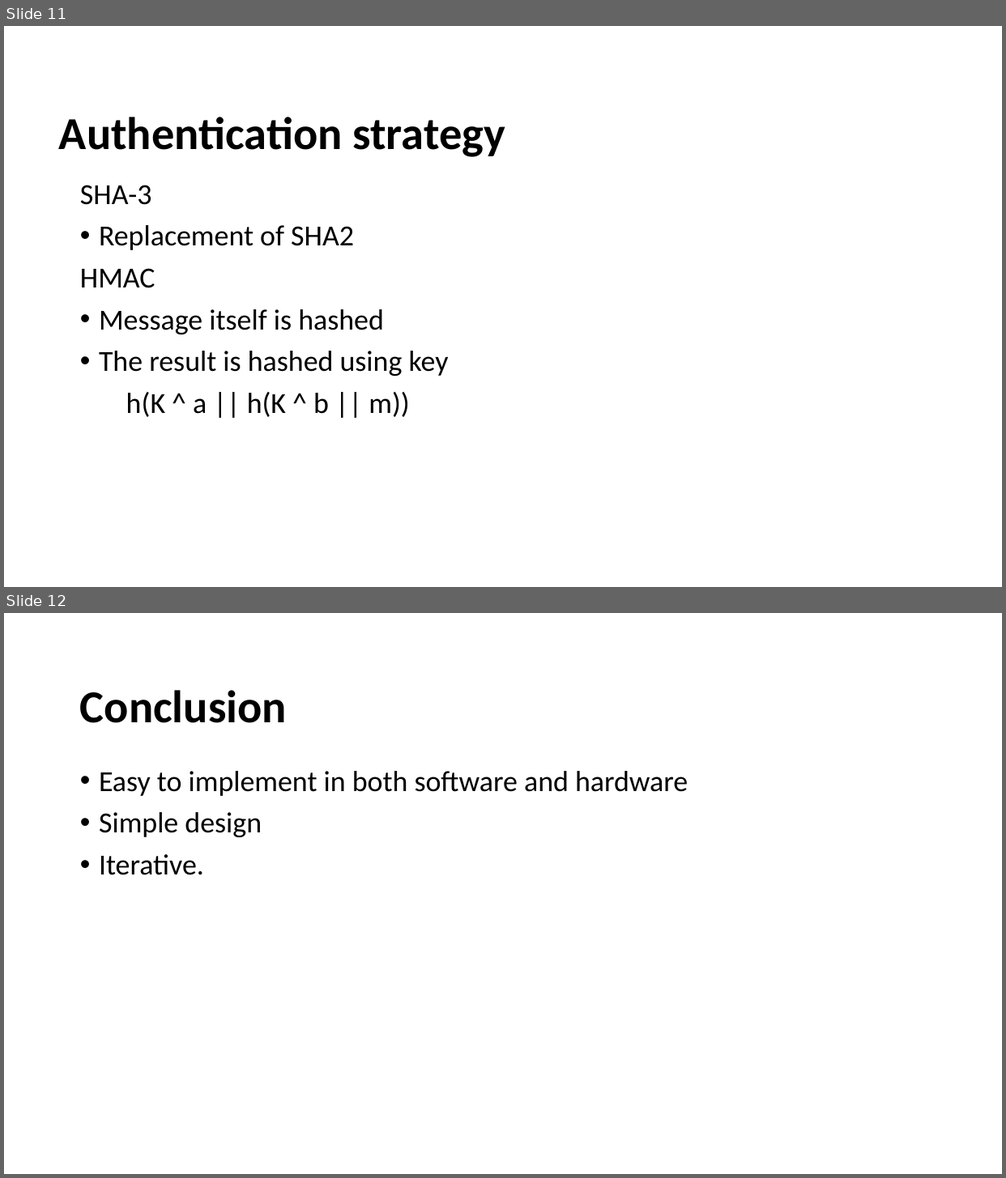
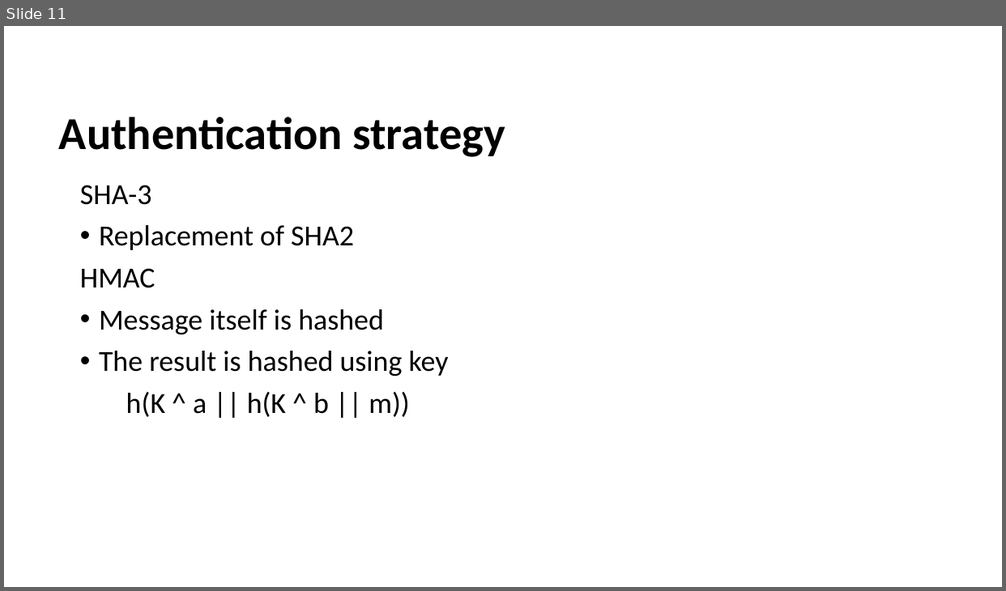
Before and after one commit to himajakethiri/securityalgorithm, a slide deck: Final Project/Advanced Encryption Standard(AES).pptx. Shown one above the other, each under a label of ours: slides 11 and 12 before the commit, slide 11 after it. The pictures are 1006x1178 and 1006x591 pixels, drawn with LibreOffice and Linux fonts; fonts in the diff are those of the drawing. Boxes give left, top, right and bottom in pixels: in the first picture for what was removed or moved away, otherwise in the second. Text is boxed around its words. In the diff, an @@ line names an element or a change of style, - is before the commit and + after.

```diff
--- a/Final Project/Advanced Encryption Standard(AES).pptx
+++ b/Final Project/Advanced Encryption Standard(AES).pptx
@@ slide 12 removed at [4, 613, 1002, 1174], background #FFFFFF @@
@@ title removed at [80, 690, 287, 723] @@
-Conclusion
@@ text removed at [99, 771, 688, 875] @@
-• Easy to implement in both software and hardware
-• Simple design
-• Iterative.
```
Also in this commit, not shown: 4 slides changed, 3 slides added, 2 other slides removed.
